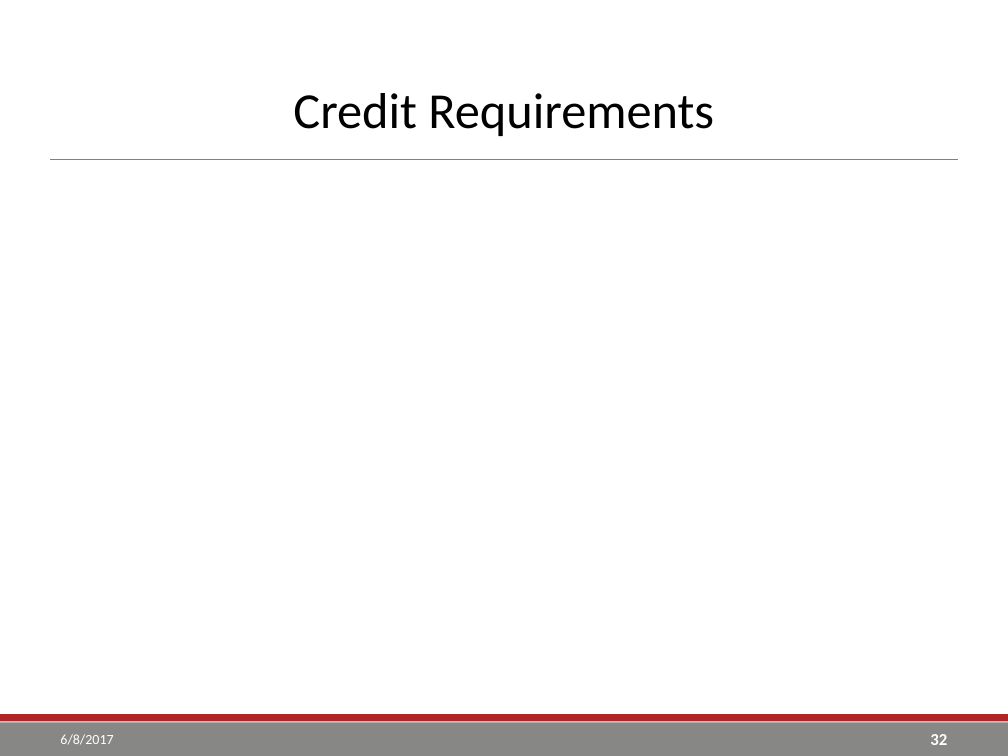
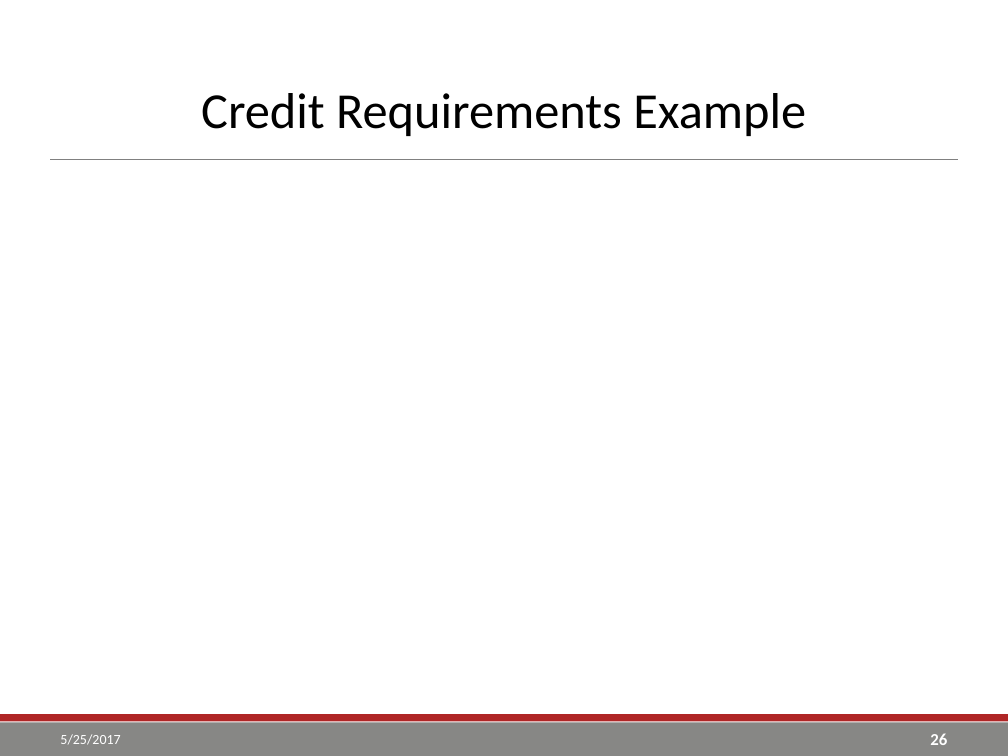
Before and after one commit to go-yohan/sppcredit, a slide deck: slide 26 of ppt/SPP TCR Reference Price Calculation.pptx (slide 32 before the commit). Drawn at 1008x756 pixels with LibreOffice and Linux fonts; fonts in the diff are those of the drawing; grey boxes stand for pictures; background and template pictures are left out. Boxes give left, top, right and bottom in pixels: in the first picture for what was removed or moved away, otherwise in the second. Text is boxed around its words. In the diff, an @@ line names an element or a change of style, - is before the commit and + after.

```diff
--- a/ppt/SPP TCR Reference Price Calculation.pptx
+++ b/ppt/SPP TCR Reference Price Calculation.pptx
@@ title at (x1=201, y1=93, x2=806, y2=136): text changed @@
-Credit Requirements
+Credit Requirements Example
@@ text at (x1=60, y1=734, x2=120, y2=745): text changed @@
-6/8/2017
+5/25/2017
@@ page number at (x1=930, y1=733, x2=947, y2=745): text changed @@
-32
+26
```
Also in this commit, not shown: 34 other slides changed, 2 slides added, 21 slides removed, 8 other files.
